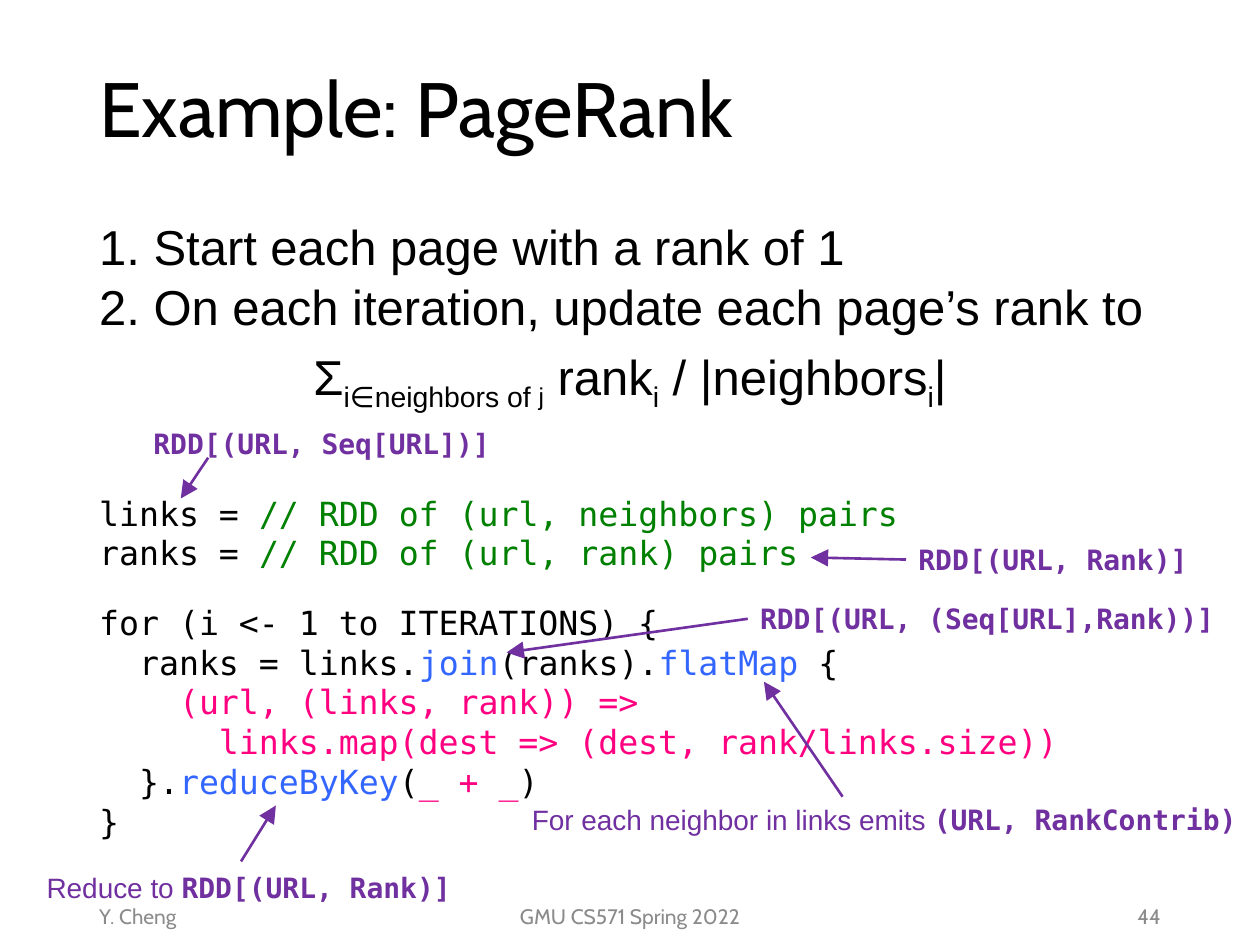
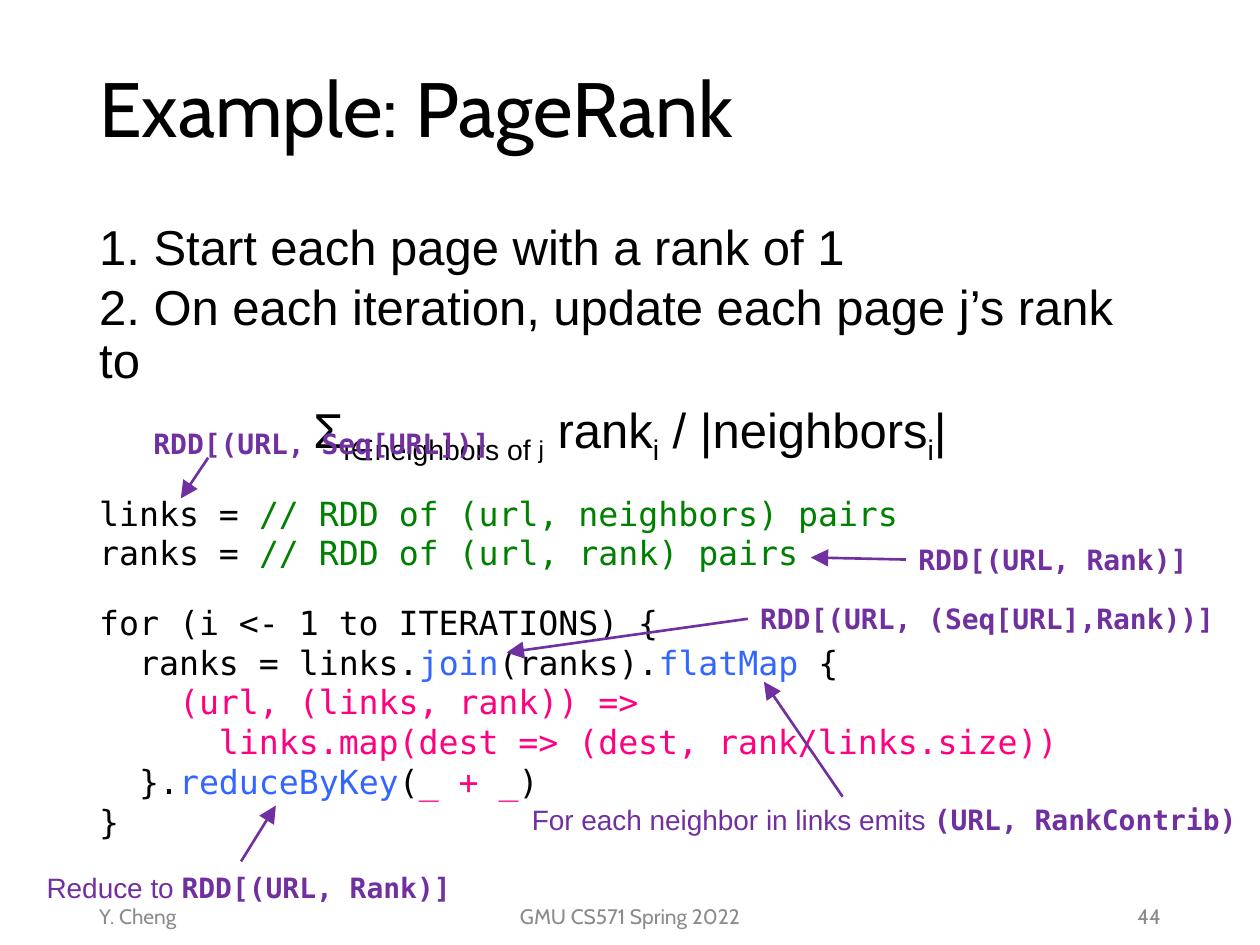
Before and after one commit to tddg/cs571-spring22, a slide deck: slide 44 of public/lecs/lec12-spark.pptx. Drawn at 1260x945 pixels with LibreOffice and Linux fonts; fonts in the diff are those of the drawing. Boxes give left, top, right and bottom in pixels: in the first picture for what was removed or moved away, otherwise in the second. Text is boxed around its words. In the diff, an @@ line names an element or a change of style, - is before the commit and + after.

```diff
--- a/public/lecs/lec12-spark.pptx
+++ b/public/lecs/lec12-spark.pptx
@@ text at [99,289,1113,379]: text changed @@
-2. On each iteration, update each page’s rank to
+2. On each iteration, update each page j’s rank to
```
Also in this commit, not shown: 1 other file.
